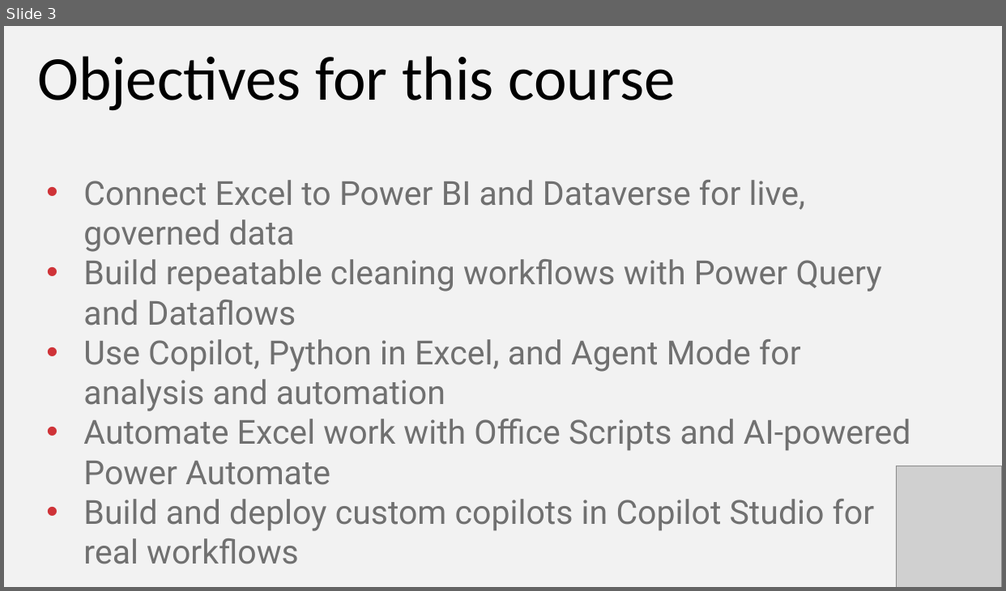
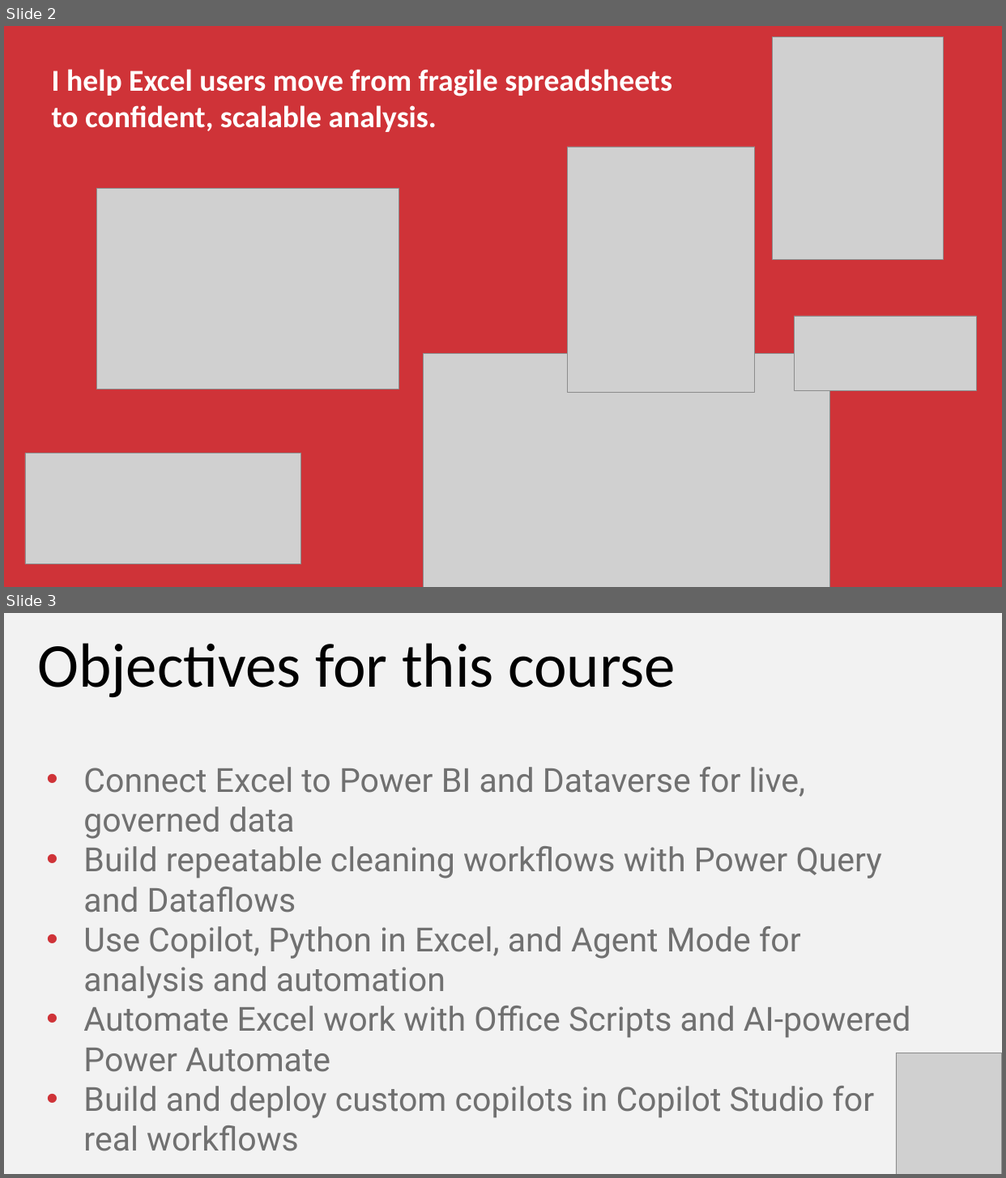
Before and after one commit to stringfestdata/ai-for-excel-in-a-week-may-2026, a slide deck: day-1-power-bi-dataverse/day-1-power-bi-dataverse.pptx. Shown one above the other, each under a label of ours: slide 3 before the commit, slides 2 and 3 after it. The pictures are 1006x591 and 1006x1178 pixels, drawn with LibreOffice and Linux fonts; fonts in the diff are those of the drawing; grey boxes stand for pictures. Boxes give left, top, right and bottom in pixels: in the first picture for what was removed or moved away, otherwise in the second. Text is boxed around its words. In the diff, an @@ line names an element or a change of style, - is before the commit and + after.

```diff
--- a/day-1-power-bi-dataverse/day-1-power-bi-dataverse.pptx
+++ b/day-1-power-bi-dataverse/day-1-power-bi-dataverse.pptx
@@ slide 2 added at <box>4,26,1002,587</box>, background #F2F2F2 @@
@@ rectangle added at <box>4,26,1002,587</box>, fill #CF3338 @@
@@ picture added at <box>772,37,943,259</box> @@
@@ text added at <box>52,69,672,132</box>, 44 pt, text #FFFFFF, bold @@
+I help Excel users move from fragile spreadsheets
+to confident, scalable analysis.
@@ picture added at <box>567,147,755,393</box> @@
@@ picture added at <box>96,188,398,389</box> @@
@@ picture added at <box>794,316,976,390</box> @@
@@ picture added at <box>423,353,829,587</box> @@
@@ picture added at <box>25,454,301,565</box> @@
```
Also in this commit, not shown: 2 slides changed, 1 slide removed, 37 other files.
